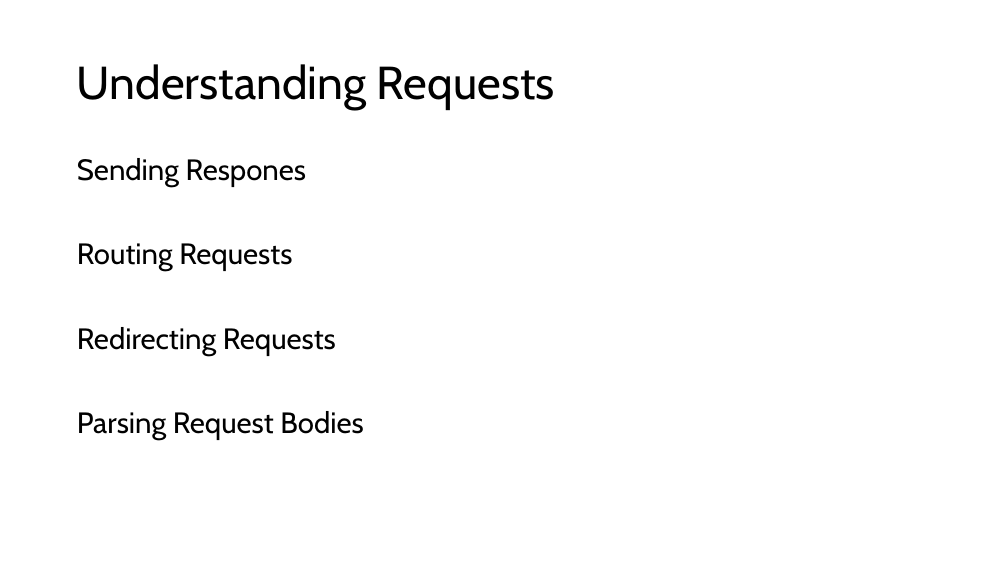
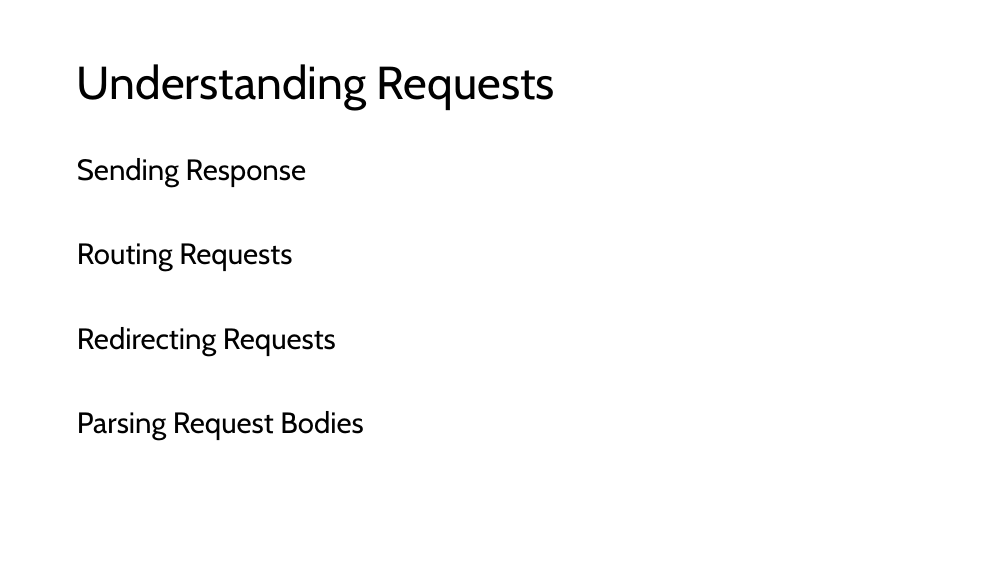
Before and after one commit to PiyushChaturvedii/Batch05, a slide deck: slide 20 of node/Nodejs.pptx. Drawn at 1008x567 pixels with LibreOffice and Linux fonts; fonts in the diff are those of the drawing. Boxes give left, top, right and bottom in pixels: in the first picture for what was removed or moved away, otherwise in the second. Text is boxed around its words. In the diff, an @@ line names an element or a change of style, - is before the commit and + after.

```diff
--- a/node/Nodejs.pptx
+++ b/node/Nodejs.pptx
@@ text at [77,158,306,187]: text changed @@
-Sending Respones
+Sending Response
```
Also in this commit, not shown: 1 other slide changed, 1 slide added, 4 other files.
